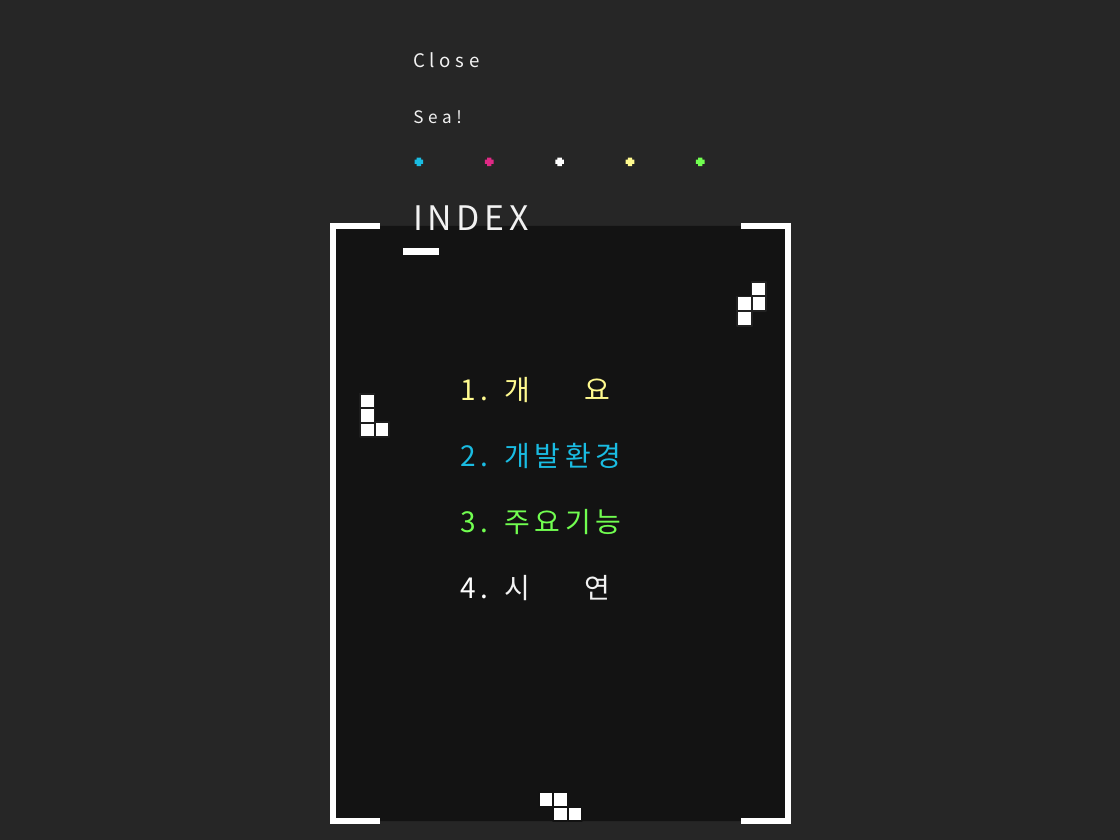
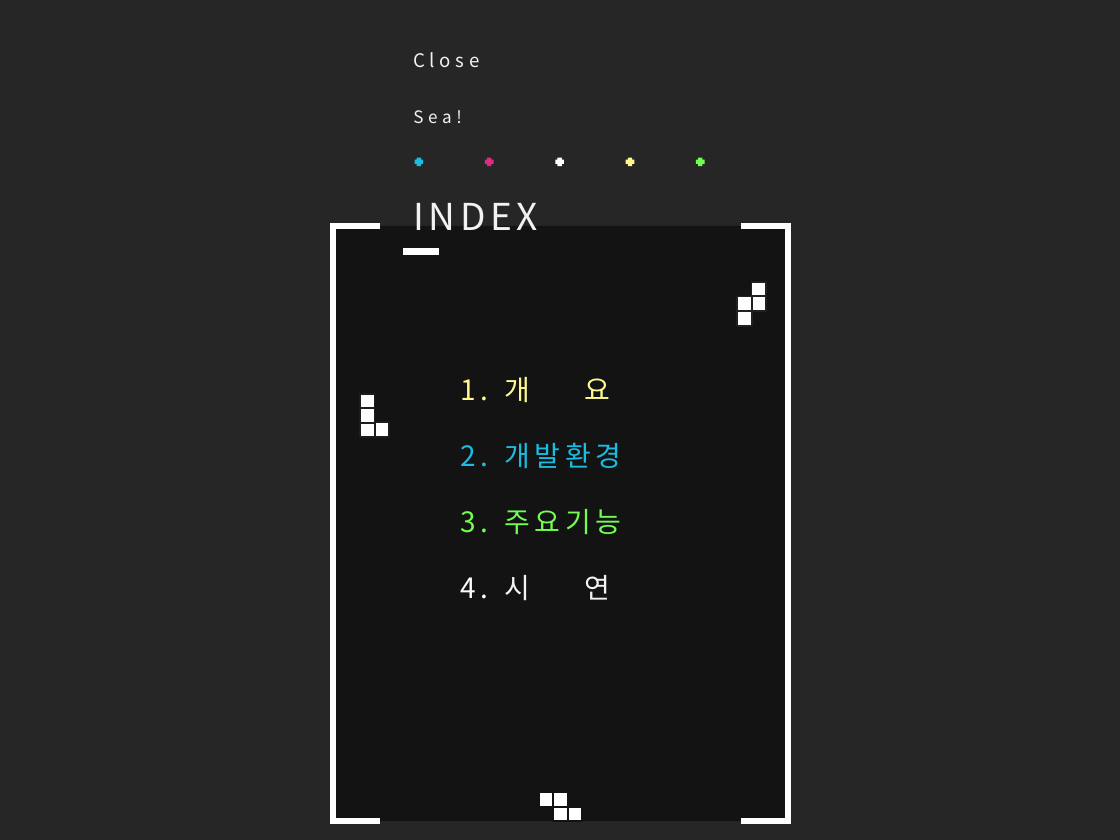
Before and after one commit to TeTedo/CloseSea-NFTmarket, a slide deck: slide 2 of 발표자료/261CF148558BF19003.pptx. Drawn at 1120x840 pixels with LibreOffice and Linux fonts; fonts in the diff are those of the drawing; background and template pictures are left out. Boxes give left, top, right and bottom in pixels: in the first picture for what was removed or moved away, otherwise in the second. Text is boxed around its words. In the diff, an @@ line names an element or a change of style, - is before the commit and + after.

```diff
--- a/발표자료/261CF148558BF19003.pptx
+++ b/발표자료/261CF148558BF19003.pptx
@@ subtitle "INDEX" at (413, 203, 537, 230): size 21.7 to 23.8 pt @@
```
Also in this commit, not shown: 2 slides added.
